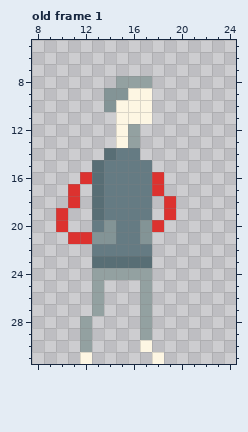
Two versions of one pixel-art file, Player/Player.aseprite. The picture above was drawn from the file before the commit.
32x32 pixels, 1 frame. Shown: old frame 1: x 8..24, y 5..31. The commit also changed other frames, which this record leaves out.
Once edited:
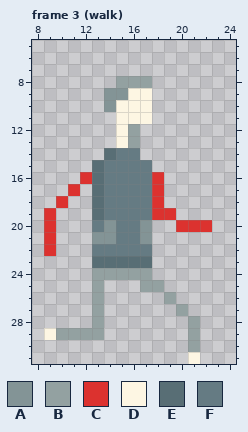
Palette (. is transparent): A #839496  B #93a1a1  C #dc322f  D #fdf6e3  E #586e75  F #657b83
A new or re-ordered frame is compared with the old frame closest to it.
From old to new:
frames 1 -> 4
Frame 3 (walk) is new; against old frame 1:
The author put colour B in row 25 at x 18; in row 26 at x 19; in row 27 at x 20; in row 28 at x 13 and 21; in row 29 at x 10 to 11, 13 and 21; in row 30 at x 21.
The author put colour C in row 18 at x 10 and 18; in row 19 at x 9 and 18; in row 20 at x 9 and 20 to 22; in rows 21 to 22 at x 9.
The author put colour D in row 29 at x 9; in row 31 at x 21.
The author cleared colour B in rows 26 to 27 at x 17; in row 28 at x 12 and 17; in row 29 at x 17; in row 30 at x 12.
The author cleared colour C in row 18 at x 11 and 19; in row 19 at x 10; in row 20 at x 10 and 18; in row 21 at x 11 to 12.
The author cleared colour D in row 30 at x 17; in row 31 at x 12 and 18.
